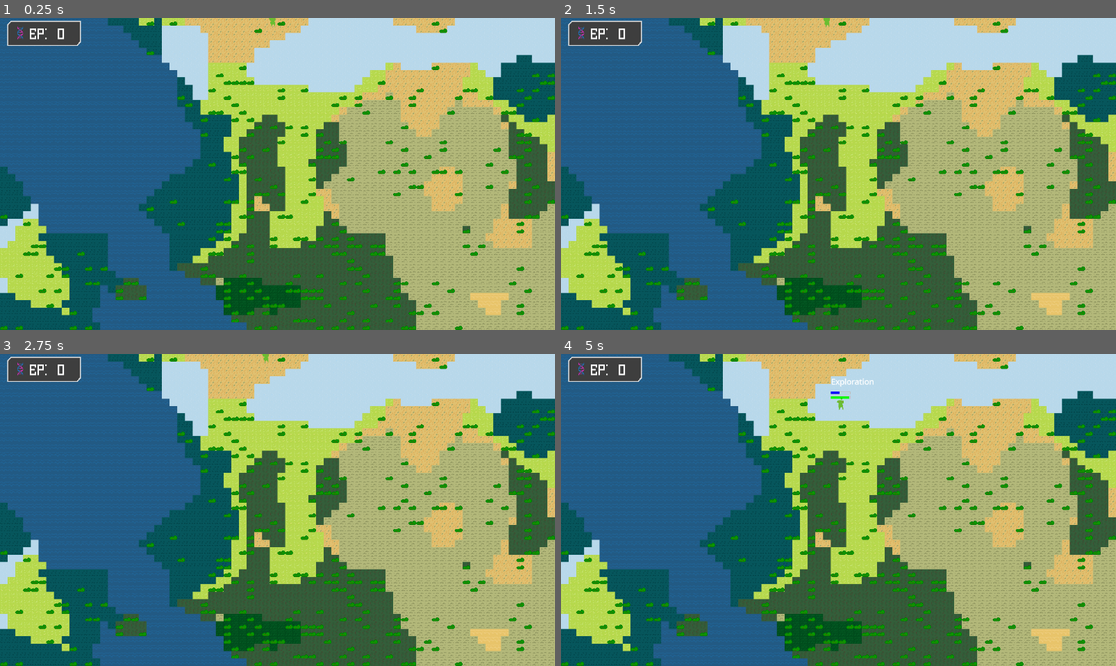
Above: before the commit, frames 1-4 (two rows, left to right).
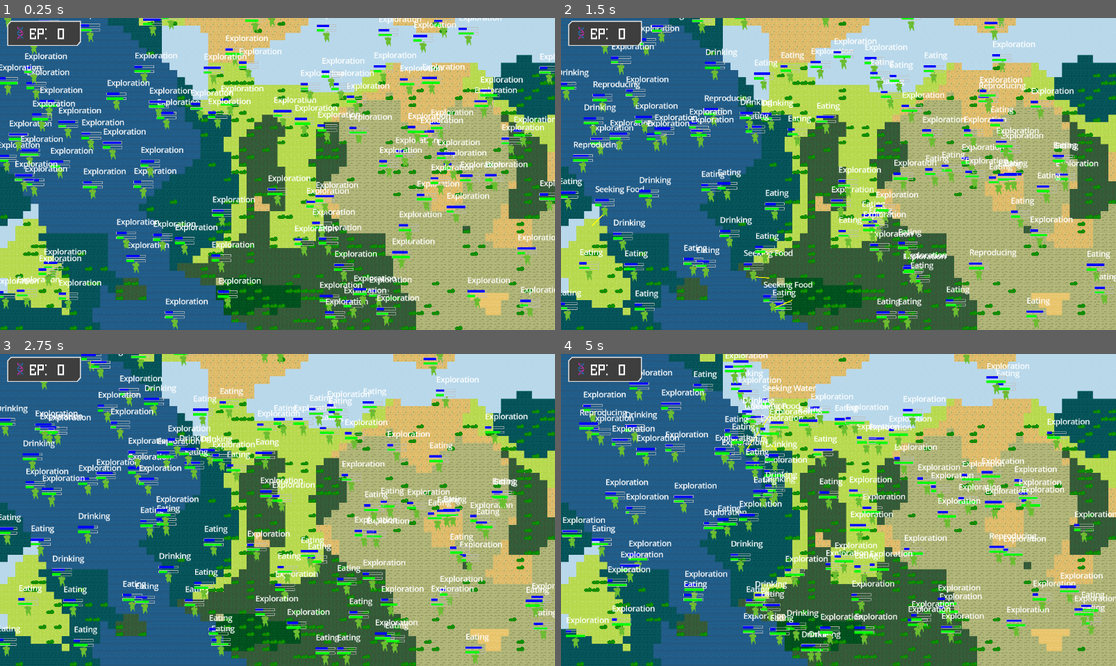
Above: after the commit, the same moments.

Repository: OnasChaturvedi/mini-jam-evolution
Game: Godot game, scene res://scenes/main.tscn
Same seed, same stepped clock (60 frames per second), same inputs: the game is played once before the commit and once after it.
Inputs (mouse positions are in pixels of both pictures, inside the frame that each line leads up to):
- Up to frame 1 (0.25 s): no input
- Up to frame 2 (1.5 s): move the mouse to (960, 158) at 0.52 s; move the mouse to (727, 189) at 1.27 s
- Up to frame 3 (2.75 s): move the mouse to (333, 441) at 2.02 s
- Up to frame 4 (5 s): move the mouse to (810, 572) at 2.77 s; move the mouse to (1005, 556) at 3.52 s; move the mouse to (672, 463) at 4.27 s

The runs differ from the first frame. In frame 1, 15% of the frame differs, in the area x 0-100%, y 0-100%; in frame 2, 14%; in frame 3, 15%; in frame 4, 17%.

Commit message:
Integrated EP with creature parameters

Diff:
--- a/scenes/main.tscn
+++ b/scenes/main.tscn
@@ -66,7 +66,7 @@
 
 [node name="Main" type="Node2D"]
 script = ExtResource("1_tefeu")
-initial_creature_count = 1
+initial_creature_count = 100
 creature_scene = ExtResource("3_sugp2")
 
 [node name="ReloadDelayTimer" type="Timer" parent="."]
@@ -145,7 +145,6 @@
 theme_override_font_sizes/font_size = 32
 text = "0"
 
-[node name="CreatureContainer" type="Node2D" parent="."]
 [node name="EvolutionMenu" parent="CanvasLayer" instance=ExtResource("10_choun")]
 anchors_preset = 8
 anchor_left = 0.5
@@ -158,3 +157,5 @@
 offset_bottom = 43.5
 grow_horizontal = 2
 grow_vertical = 2
+
+[node name="CreatureContainer" type="Node2D" parent="."]
--- a/scripts/EvolutionManager.gd
+++ b/scripts/EvolutionManager.gd
@@ -1,43 +1,7 @@
 extends Node
+
 signal perk_unlocked(perk_id)
-var evolution_points: int = 0
-var unlocked_perks: Dictionary = {}
 
-signal evolution_points_changed(new_points)
-signal creature_died(cause_of_death, position)
-
-# This function now takes the amount of points to add.
-func add_points(amount: int):
-	evolution_points += amount
-	evolution_points_changed.emit(evolution_points)
-# This function now accepts a 'points_value' argument.
-func report_death(cause: String, position: Vector2, points_value: int):
-	creature_died.emit(cause, position)
-	# Add the points that were passed in.
-	add_points(points_value)
-func spend_points(amount: int) -> bool:
-	if evolution_points >= amount:
-		evolution_points -= amount
-		evolution_points_changed.emit(evolution_points)
-		return true
-	else:
-		return false
-func get_perk_level(perk_id: String) -> int:
-	if has_perk(perk_id):
-		return unlocked_perks[perk_id]
-	return 0 # Return 0 if the perk is not owned
-func has_perk(perk_id: String) -> bool:
-	return unlocked_perks.has(perk_id)
-func upgrade_perk(perk_id: String):
-	if not has_perk(perk_id):
-		unlocked_perks[perk_id] = 1 # First purchase is level 1
-	else:
-		unlocked_perks[perk_id] += 1 # Subsequent purchases increase the level
-	perk_unlocked.emit(perk_id) # We can still emit this signal
-# In EvolutionManager.gd
-
-# A helper to convert a number to a Roman numeral string.
-# We use a dictionary for clarity.
 const ROMAN_NUMERALS = {
 	1: " I",
 	2: " II",
@@ -49,7 +13,64 @@
 	8: " VIII",
 	9: " IX",
 	10: " X",
+	11: " XI",
+	12: " XII",
+	13: " XIII",
+	14: " XIV",
+	15: " XV",
+	16: " XVI",
+	17: " XVII",
+	18: " XVIII",
+	19: " XIX"
 }
+
+var evolution_points: int = 0
+var unlocked_perks: Dictionary = {}
+
+signal evolution_points_changed(new_points)
+signal creature_died(cause_of_death, position)
+
+# This function now takes the amount of points to add.
+func add_points(amount: int):
+	evolution_points += amount
+	evolution_points_changed.emit(evolution_points)
+
+
+# This function now accepts a 'points_value' argument.
+func report_death(cause: String, position: Vector2, points_value: int):
+	creature_died.emit(cause, position)
+	# Add the points that were passed in.
+	add_points(points_value)
+
+
+func spend_points(amount: int) -> bool:
+	if evolution_points >= amount:
+		evolution_points -= amount
+		evolution_points_changed.emit(evolution_points)
+		return true
+	else:
+		return false
+
+
+func get_perk_level(perk_id: String) -> int:
+	if has_perk(perk_id):
+		return unlocked_perks[perk_id].level
+	return 0 # Return 0 if the perk is not owned
+
+
+func has_perk(perk_id: String) -> bool:
+	return unlocked_perks.has(perk_id)
+
+
+func upgrade_perk(perk: Perk):
+	if not has_perk(perk.perk_id):
+		unlocked_perks[perk.perk_id].level = 1 # First purchase is level 1
+	else:
+		unlocked_perks[perk.perk_id].level += 1 # Subsequent purchases increase the level
+	unlocked_perks[perk.perk_id].bonus = perk.bonuses_per_level[get_perk_level(perk.perk_id) - 1]
+	perk_unlocked.emit(perk.perk_id) # We can still emit this signal
+	print(unlocked_perks)
+
 
 func get_roman_numeral(level: int) -> String:
 	if ROMAN_NUMERALS.has(level):
--- a/scripts/PerkResource.gd
+++ b/scripts/PerkResource.gd
@@ -1,4 +1,3 @@
-# PerkResource.gd
 extends Resource
 class_name Perk
 
--- a/scripts/Perks/fast_reproduction.tres
+++ b/scripts/Perks/fast_reproduction.tres
@@ -8,5 +8,4 @@
 perk_name = "Rabbit Disciple"
 costs_per_level = Array[int]([15, 25, 35])
 descriptions_per_level = Array[String](["Darwinians reproduce 10% faster", "Darwinians reproduce 20% faster", "Darwinians reproduce 30% faster"])
-bonuses_per_level = Array[float]([10.0, 20.0, 30.0])
-metadata/_custom_type_script = "uid://bid2nobr3k8hu"
+bonuses_per_level = Array[float]([0.9, 0.8, 0.7])
--- a/scripts/Perks/faster_creatures.tres
+++ b/scripts/Perks/faster_creatures.tres
@@ -8,5 +8,4 @@
 perk_name = "Increased Metabolism"
 costs_per_level = Array[int]([10, 15, 20, 25, 30])
 descriptions_per_level = Array[String](["Creatures are 10% faster", "Creatures are 15% faster", "Creatures are 20% faster", "Creatures are 25% faster", "Creatures are 35% faster"])
-bonuses_per_level = Array[float]([10.0, 15.0, 20.0, 25.0, 35.0])
-metadata/_custom_type_script = "uid://bid2nobr3k8hu"
+bonuses_per_level = Array[float]([1.1, 1.15, 1.2, 1.25, 1.35])
--- a/scripts/Perks/slower_hunger.tres
+++ b/scripts/Perks/slower_hunger.tres
@@ -8,5 +8,4 @@
 perk_name = "Efficient Digestion"
 costs_per_level = Array[int]([10, 15, 20, 25])
 descriptions_per_level = Array[String](["Darwinians feel hungry 10% slower", "Darwinians feel hungry 15% slower", "Darwinians feel hungry 20% slower", "Darwinians feel hungry 25% slower"])
-bonuses_per_level = Array[float]([10.0, 15.0, 20.0, 25.0])
-metadata/_custom_type_script = "uid://bid2nobr3k8hu"
+bonuses_per_level = Array[float]([0.9, 0.85, 0.8, 0.75])
--- a/scripts/Perks/slower_thirst.tres
+++ b/scripts/Perks/slower_thirst.tres
@@ -8,5 +8,5 @@
 perk_name = "Strong Kidneys"
 costs_per_level = Array[int]([15, 20, 25])
 descriptions_per_level = Array[String](["Darwinians feel thirsty 10% slower", "Darwinians feel thirsty 15% slower", "Darwinians feel thirsty 20% slower"])
-bonuses_per_level = Array[float]([10.0, 15.0, 20.0])
+bonuses_per_level = Array[float]([0.9, 0.85, 0.8])
 metadata/_custom_type_script = "uid://bid2nobr3k8hu"
--- a/scripts/ai_states/exploration_state.gd
+++ b/scripts/ai_states/exploration_state.gd
@@ -5,8 +5,9 @@
 @export var angle_offset_range: float = PI / 6
 
 func _enter():
-	exploration_timer = darwin.exploration_move_duration
-	_set_new_exploration_step_direction()
+	if exploration_direction == Vector2.ZERO:
+		exploration_timer = darwin.exploration_move_duration
+		_set_new_exploration_step_direction()
 
 func _physics_process(delta: float):
 	exploration_timer -= delta
@@ -32,7 +33,7 @@
 		_set_new_exploration_step_direction()
 
 	if darwin.global_position.distance_to(darwin.current_global_exploration_goal) < 40: # Threshold in pixels
-		print("Reached global exploration goal")
+		#print("Reached global exploration goal")
 		_set_new_global_exploration_goal()
 
 	darwin.velocity = exploration_direction * darwin.speed
@@ -59,7 +60,7 @@
 		var random_x = randf_range(viewport_top_left_global.x, viewport_bottom_right_global.x)
 		var random_y = randf_range(viewport_top_left_global.y, viewport_bottom_right_global.y)
 		darwin.current_global_exploration_goal = Vector2(random_x, random_y)
-		print("Darwin (", darwin.name, ") set new global exploration goal: ", darwin.current_global_exploration_goal)
+		#print("Darwin (", darwin.name, ") set new global exploration goal: ", darwin.current_global_exploration_goal)
 	else:
 		print("Warning: Camera2D not found for exploration. Falling back to simple random direction.")
 		_set_new_exploration_step_direction()
--- a/scripts/creature.gd
+++ b/scripts/creature.gd
@@ -56,6 +56,13 @@
 		print("Tilemap 'Terrain' not found for Darwin: ", name, ". Please ensure it's correctly linked in the editor.")
 		set_physics_process(false) # Disable processing if essential nodes are missing
 		return
+
+	var perk_dict: Dictionary = EvolutionManager.unlocked_perks
+	if perk_dict != {}:
+		speed *= perk_dict["faster_creatures"].bonus
+		reproduction_time *= perk_dict["fast_reproduction"].bonus
+		hunger_depletion_rate *= perk_dict["slower_hunger"].bonus
+		thirst_depletion_rate *= perk_dict["slower_thirst"].bonus
 
 	current_thirst = max_thirst * max(0.4, randf())
 	current_hunger = max_hunger * max(0.4, randf())
@@ -173,20 +180,20 @@
 	current_age = min(max_age, current_age + delta)
 
 	if current_thirst <= 0 and current_hunger <= 0:
-		print("Darwin (", name, ") is critically thirsty and hungry! (Would die here and log failure)")
+		#print("Darwin (", name, ") is critically thirsty and hungry! (Would die here and log failure)")
 		EvolutionManager.report_death("thirst", global_position, DEATH_POINT_VALUES.get("thirst", 1))
 		call_deferred("queue_free")
 	elif current_thirst <= 0:
-		print("Darwin (", name, ") is critically thirsty! (Would die here)")
+		#print("Darwin (", name, ") is critically thirsty! (Would die here)")
 		EvolutionManager.report_death("thirst", global_position, DEATH_POINT_VALUES.get("thirst", 1))
 		call_deferred("queue_free")
 	elif current_hunger <= 0:
-		print("Darwin (", name, ") is critically hungry! (Would die here)")
+		#print("Darwin (", name, ") is critically hungry! (Would die here)")
 		var points = DEATH_POINT_VALUES.get("hunger", 1)
 		EvolutionManager.report_death("hunger", global_position, DEATH_POINT_VALUES.get("hunger", 1))
 		call_deferred("queue_free")
 	elif current_age >= max_age:
-		print("Darwin died of old age")
+		#print("Darwin died of old age")
 		var points = DEATH_POINT_VALUES.get("age", 1)
 		EvolutionManager.report_death("age", global_position, DEATH_POINT_VALUES.get("age", 1))
 		call_deferred("queue_free")
@@ -214,7 +221,7 @@
 	var spawn_offset = Vector2(randf_range(-50, 50), randf_range(-50, 50))
 	new_darwin_instance.global_position = global_position + spawn_offset
 
-	print("Darwin (", name, ") reproduced! New Darwin spawned at ", new_darwin_instance.global_position)
+	#print("Darwin (", name, ") reproduced! New Darwin spawned at ", new_darwin_instance.global_position)
 
 
 # --- Debug Drawing (for visualization) ---
--- a/scripts/evolution_menu.gd
+++ b/scripts/evolution_menu.gd
@@ -1,10 +1,13 @@
-# EvolutionMenu.gd
 extends PanelContainer
+
 const PerkEntryScene = preload("res://scenes/perk_entry.tscn")
+
 @onready var points_display_label: Label = %PointDisplayLabel
 @onready var resume_button: Button = %ResumeButton
+@onready var perks_list: VBoxContainer = %PerksList
+
 @export var perks_to_display: Array[Perk]
-@onready var perks_list: VBoxContainer = %PerksList
+
 
 func _ready():
 	# Connect the resume button's pressed signal to the hide_menu function.
@@ -15,7 +18,10 @@
 	populate_perks_list()
 	# Hide the menu when the game starts.
 	hide_menu()
+
+
 func populate_perks_list():
+	var unlocked_perk_dict: Dictionary = {}
 	for perk_resource in perks_to_display:
 		# Create a new instance of our template scene.
 		var perk_entry = PerkEntryScene.instantiate()
@@ -24,9 +30,12 @@
 		# Set its data and connect its signal.
 		perk_entry.display_perk_info(perk_resource)
 		perk_entry.purchase_requested.connect(_on_perk_purchase_requested)
-			   # If we already own this perk, disable its button.
-		if EvolutionManager.has_perk(perk_resource.perk_id):
-			perk_entry.disable_purchase()
+
+		unlocked_perk_dict[perk_resource.perk_id] = {"level": 1, "bonus": perk_resource.bonuses_per_level[0]}
+
+	EvolutionManager.unlocked_perks = unlocked_perk_dict
+
+
 # Function to show the menu and pause the game.
 func _on_perk_purchase_requested(perk_to_buy: Perk):
 	var current_level = EvolutionManager.get_perk_level(perk_to_buy.perk_id)
@@ -34,7 +43,7 @@
 		var cost_of_next_level = perk_to_buy.costs_per_level[current_level]
 		if EvolutionManager.spend_points(cost_of_next_level):
 			# If purchase is successful, upgrade the perk
-			EvolutionManager.upgrade_perk(perk_to_buy.perk_id)
+			EvolutionManager.upgrade_perk(perk_to_buy)
 			print("Successfully upgraded %s" % perk_to_buy.perk_name)
 
 			# Find the UI entry for this perk and tell it to refresh its display
@@ -44,21 +53,21 @@
 					break
 		else:
 			print("Not enough EP to upgrade %s" % perk_to_buy.perk_name)
+
+
 func show_menu():
 	# Update the points display every time the menu is shown.
 	update_points_display(EvolutionManager.evolution_points)
 	visible = true
 	get_tree().paused = true
 
+
 # Function to hide the menu and unpause the game.
 func hide_menu():
 	visible = false
 	get_tree().paused = false
 
+
 # Updates the text of the points label.
 func update_points_display(new_points: int):
 	points_display_label.text = "EP: %s" % new_points
-# In EvolutionManager.gd
-
-# A helper to convert a number to a Roman numeral string.
-# We use a dictionary for clarity.
--- a/scripts/game_root.gd
+++ b/scripts/game_root.gd
@@ -70,7 +70,7 @@
 
 	new_creature_instance.global_position = spawn_position
 	creature_container.add_child(new_creature_instance)
-	print("Spawned creature at: ", spawn_position)
+	#print("Spawned creature at: ", spawn_position)
 func _unhandled_input(event: InputEvent):
 	# Check if the "ui_cancel" action (Escape key) was just pressed.
 	if Input.is_action_just_pressed("ui_cancel"):
--- a/scripts/perk_entry.gd
+++ b/scripts/perk_entry.gd
@@ -29,8 +29,11 @@
 
 	# --- Start of Leveling Display Logic ---
 	var full_perk_name = perk_data.perk_name
-	if current_level > 0:
-		full_perk_name += EvolutionManager.get_roman_numeral(current_level)
+	if current_level >= 0:
+		if current_level == 0:
+			full_perk_name += EvolutionManager.get_roman_numeral(1)
+		else:
+			full_perk_name += EvolutionManager.get_roman_numeral(current_level)
 
 	name_label.text = full_perk_name
 	if current_level >= perk_data.get_max_level():
Not shown: 1 places in scenes/main.tscn that only renumber resources
